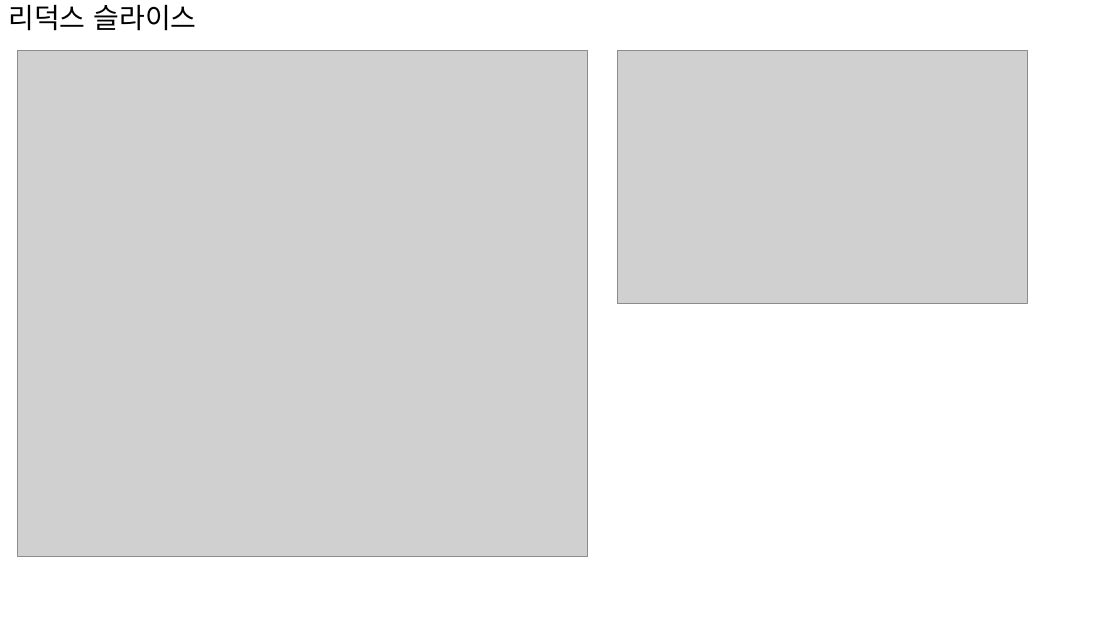
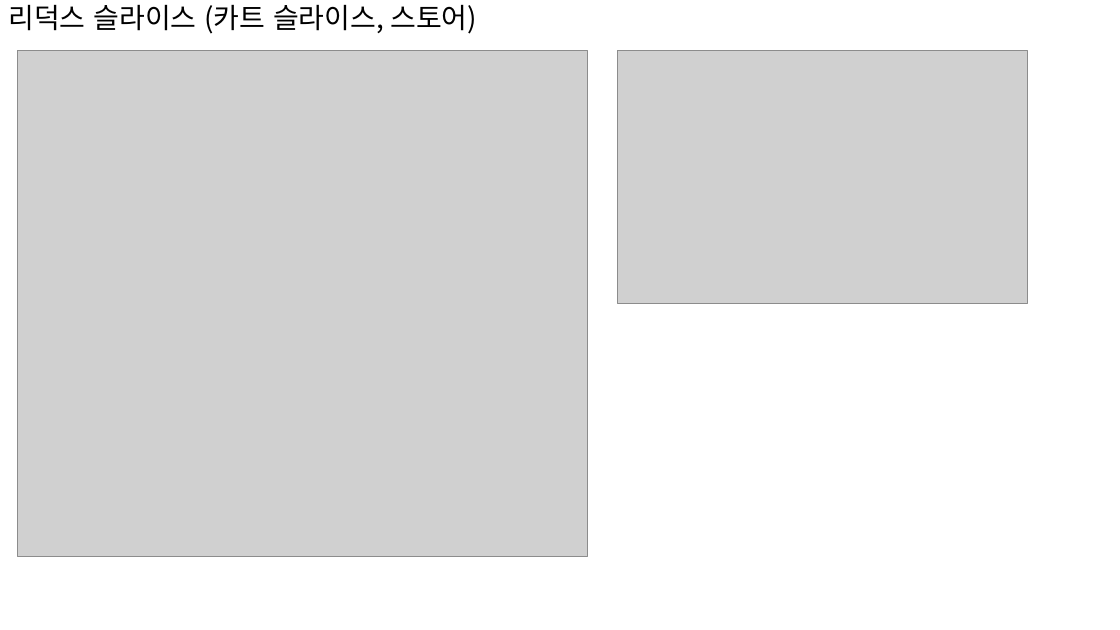
Before and after one commit to sonsungjong/react_shopping_cart, a slide deck: slide 12 of 쇼핑카트 자료.pptx (slide 11 before the commit). Drawn at 1120x630 pixels with LibreOffice and Linux fonts; fonts in the diff are those of the drawing; grey boxes stand for pictures. Boxes give left, top, right and bottom in pixels: in the first picture for what was removed or moved away, otherwise in the second. Text is boxed around its words. In the diff, an @@ line names an element or a change of style, - is before the commit and + after.

```diff
--- a/쇼핑카트 자료.pptx
+++ b/쇼핑카트 자료.pptx
@@ subtitle at <box>8,4,477,34</box>: text changed @@
-리덕스 슬라이스
+리덕스 슬라이스 (카트 슬라이스, 스토어)
```
Also in this commit, not shown: 7 other slides changed, 1 slide added, 3 other files.
